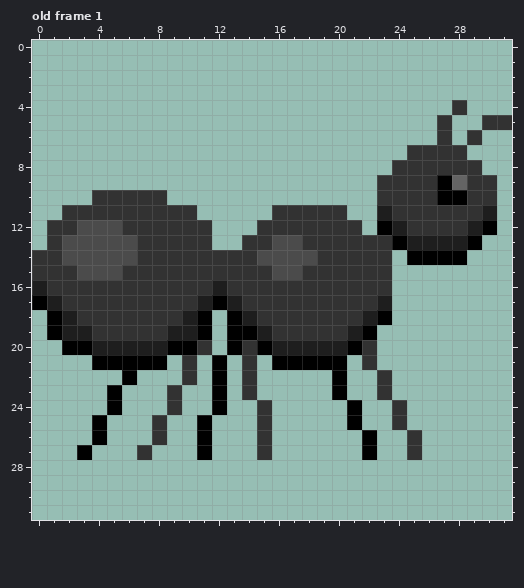
Pixel-art file: assets/images/aseprites/fourmi_noire.aseprite. The picture above is the old version.
32x32 pixels, 1 frame. Shown: old frame 1. The commit also changed other frames, which this record leaves out.
Now the later version:
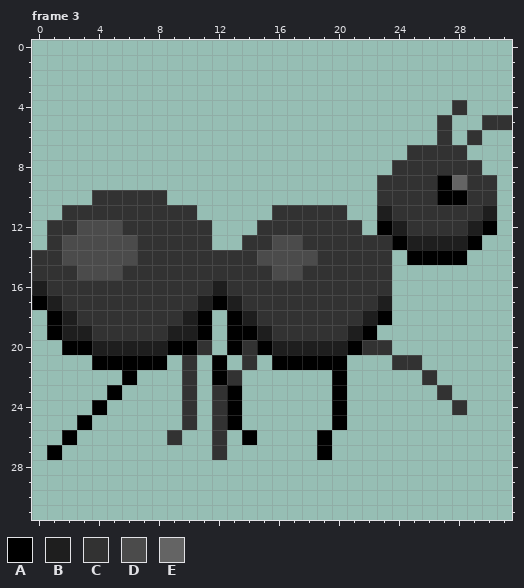
Palette (. is transparent): A #000000  B #1e1e1e  C #323232  D #4b4b4b  E #646464
A new or re-ordered frame is compared with the old frame closest to it.
Diff:
frames 1 -> 8
Frame 3 is new; against old frame 1:
y 20: x 23 . -> C
y 21: x 22 C -> .; x 24..25 .. -> CC
y 22: x 13..14 .C -> C.; x 23 C -> .; x 26 . -> C
y 23: x 9..10 C. -> .C; x 12..14 A.C -> CA.; x 23 C -> .; x 27 . -> C
y 24: x 4..5 .A -> A.; x 9..10 C. -> .C; x 12..13 A. -> CA; x 15 C -> .; x 20..21 .A -> A.; x 24 C -> .; x 28 . -> C
y 25: x 3..4 .A -> A.; x 8 C -> .; x 10..13 .A.. -> C.CA; x 15 C -> .; x 20..21 .A -> A.; x 24 C -> .
y 26: x 2 . -> A; x 4 A -> .; x 8..9 C. -> .C; x 11..12 A. -> .C; x 14..15 .C -> A.; x 19 . -> A; x 22 A -> .; x 25 C -> .
y 27: x 1 . -> A; x 3 A -> .; x 7 C -> .; x 11..12 A. -> .C; x 15 C -> .; x 19 . -> A; x 22 A -> .; x 25 C -> .
Pixel boxes of the changes (left, top, right, bottom) in both pictures:
changed: (47, 340, 467, 460)
